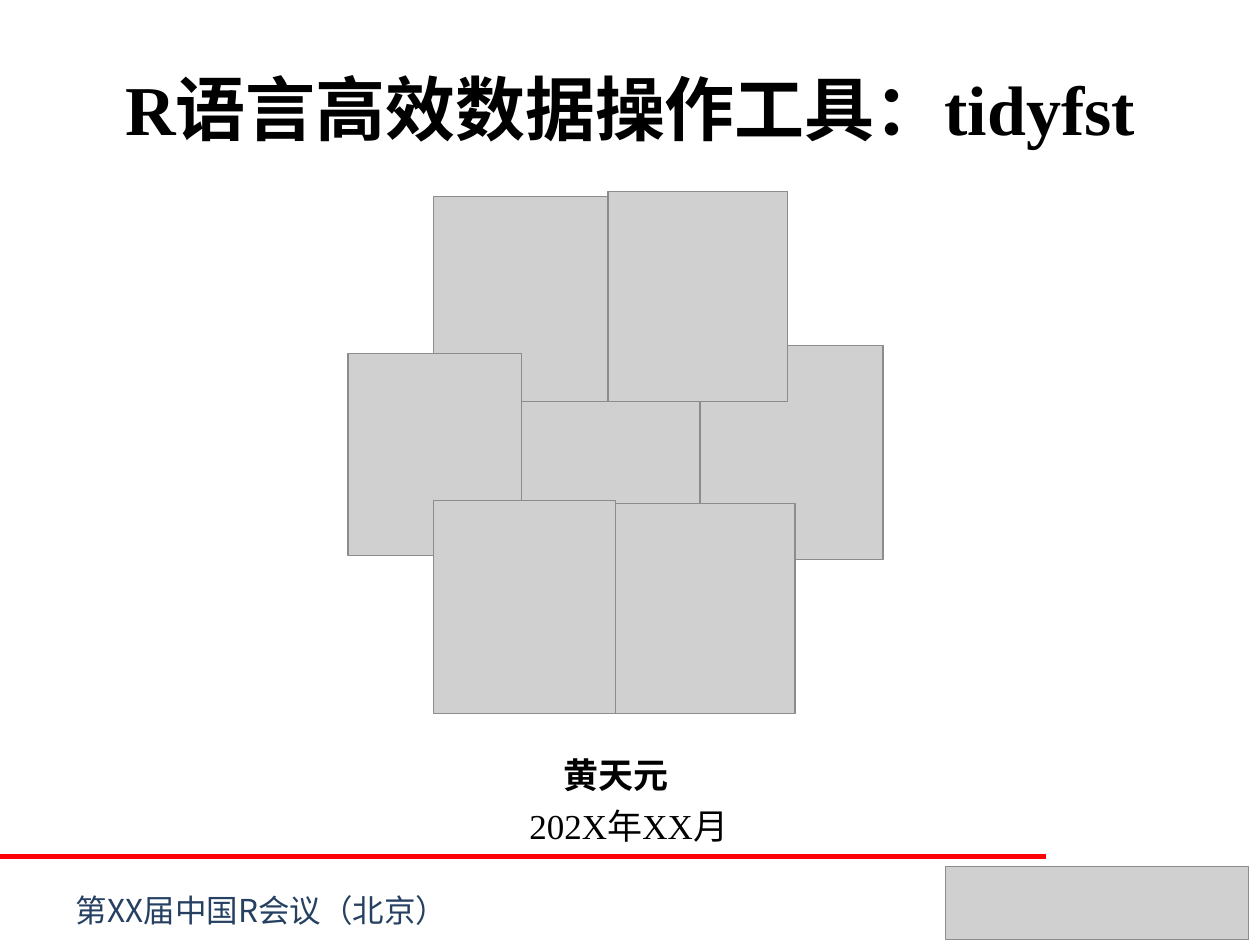
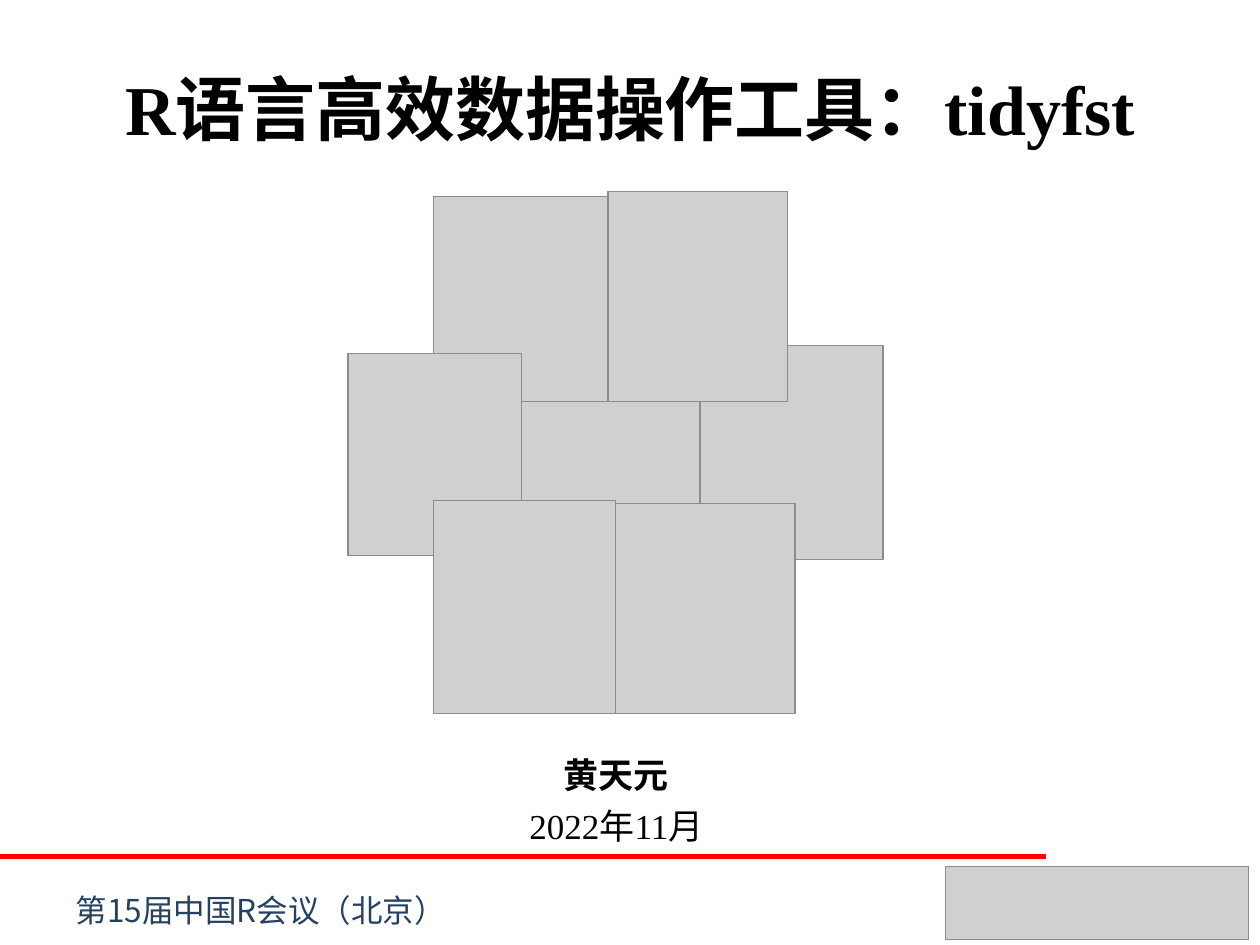
Before and after one commit to hope-data-science/tidyfst, a slide deck: slide 1 of docs/tidyfst-Rconf.pptx. Drawn at 1260x945 pixels with LibreOffice and Linux fonts; fonts in the diff are those of the drawing; grey boxes stand for pictures. Boxes give left, top, right and bottom in pixels: in the first picture for what was removed or moved away, otherwise in the second. Text is boxed around its words. In the diff, an @@ line names an element or a change of style, - is before the commit and + after.

```diff
--- a/docs/tidyfst-Rconf.pptx
+++ b/docs/tidyfst-Rconf.pptx
@@ text at [529,811,703,842]: text changed @@
-202X年XX月
+2022年11月
@@ text at [76,895,446,925]: text changed @@
-第XX届中国R会议（北京）
+第15届中国R会议（北京）
```
